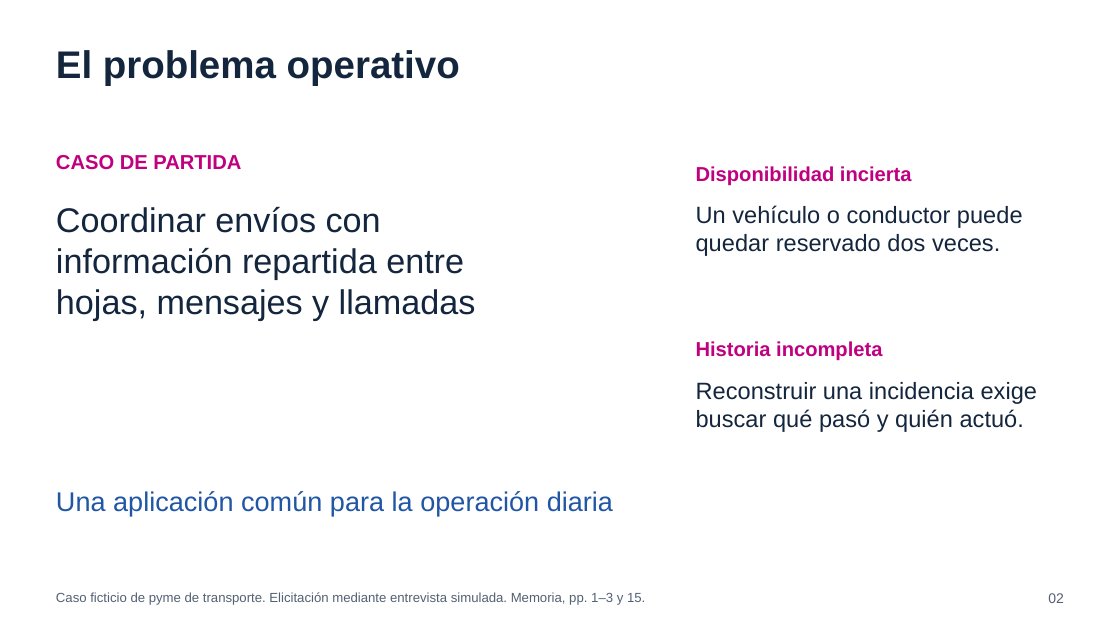
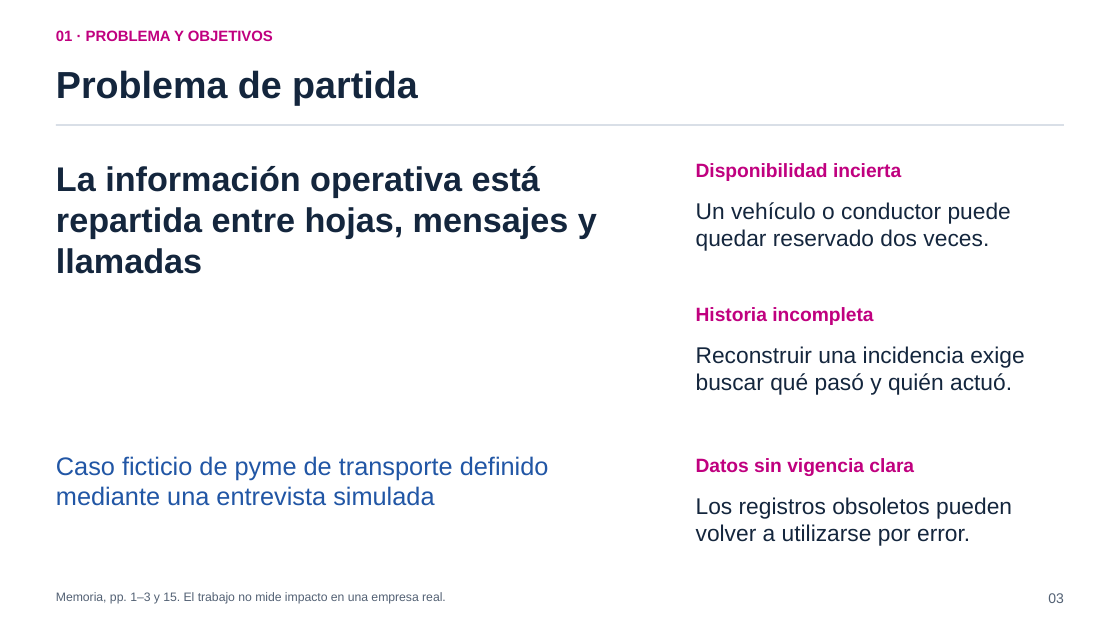
Before and after one commit to pey-45/TransitOps, a slide deck: slide 3 of tfg/presentacion/entrega/TransitOps_Presentacion_TFG.pptx (slide 2 before the commit). Drawn at 1120x630 pixels with LibreOffice and Linux fonts; fonts in the diff are those of the drawing. Boxes give left, top, right and bottom in pixels: in the first picture for what was removed or moved away, otherwise in the second. Text is boxed around its words. In the diff, an @@ line names an element or a change of style, - is before the commit and + after.

```diff
--- a/tfg/presentacion/entrega/TransitOps_Presentacion_TFG.pptx
+++ b/tfg/presentacion/entrega/TransitOps_Presentacion_TFG.pptx
@@ text added at [56,30,273,41], 12.8 pt, text #C0007F, bold @@
+01 · PROBLEMA Y OBJETIVOS
@@ text at [56,70,417,105]: text changed; size 33 to 32.2 pt @@
-El problema operativo
+Problema de partida
@@ rectangle added at [56,124,1065,126], fill #D9DFE7 @@
@@ text at [56,166,597,274]: text changed; bold on @@
-Coordinar envíos con
-información repartida entre
-hojas, mensajes y llamadas
+La información operativa está repartida entre hojas, mensajes y llamadas
@@ text removed at [56,155,241,170] @@
-CASO DE PARTIDA
@@ text "Disponibilidad incierta" at [696,163,901,181]: size 17.2 to 16.5 pt @@
@@ text at [696,202,1011,251]: text changed; size 20.2 to 19.5 pt @@
-Un vehículo o conductor puede
-quedar reservado dos veces.
+Un vehículo o conductor puede quedar reservado dos veces.
@@ text "Historia incompleta" at [696,307,873,325]: size 17.2 to 16.5 pt @@
@@ text "Historia incompleta": place and size @@
-text "Historia incompleta" at [696,341,882,361]
+text "Historia incompleta" at [696,307,873,325]
@@ text at [696,346,1024,395]: text changed; size 20.2 to 19.5 pt @@
-Reconstruir una incidencia exige
-buscar qué pasó y quién actuó.
+Reconstruir una incidencia exige buscar qué pasó y quién actuó.
@@ text added at [56,456,549,506], 21.8 pt, text #2156A5 @@
+Caso ficticio de pyme de transporte definido mediante una entrevista simulada
@@ text added at [696,458,914,476], 16.5 pt, text #C0007F, bold @@
+Datos sin vigencia clara
@@ text removed at [56,491,613,516] @@
-Una aplicación común para la operación diaria
@@ text added at [696,497,1012,546], 19.5 pt, text #14263D @@
+Los registros obsoletos pueden volver a utilizarse por error.
@@ text at [56,592,446,604]: text changed; size 11.2 to 10.5 pt @@
-Caso ficticio de pyme de transporte. Elicitación mediante entrevista simulada. Memoria, pp. 1–3 y 15.
+Memoria, pp. 1–3 y 15. El trabajo no mide impacto en una empresa real.
@@ text at [1048,593,1064,603]: text changed @@
-02
+03
```
Also in this commit, not shown: 9 other slides changed, 12 slides added, 12 slides removed, 7 other files.
